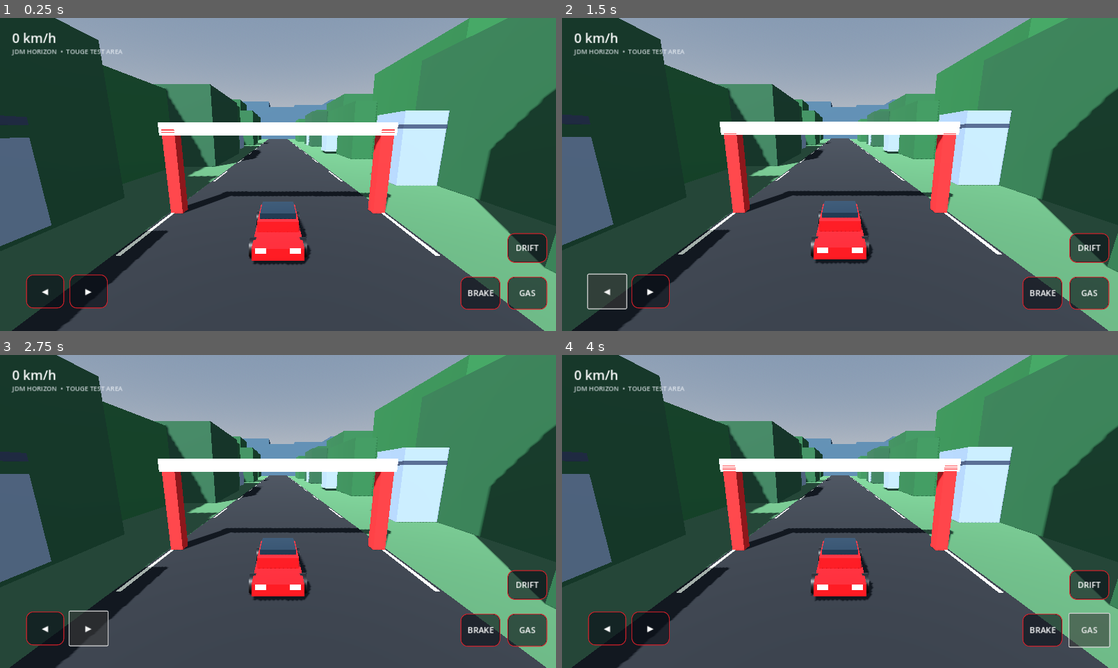
Above: before the commit, frames 1-4 (two rows, left to right).
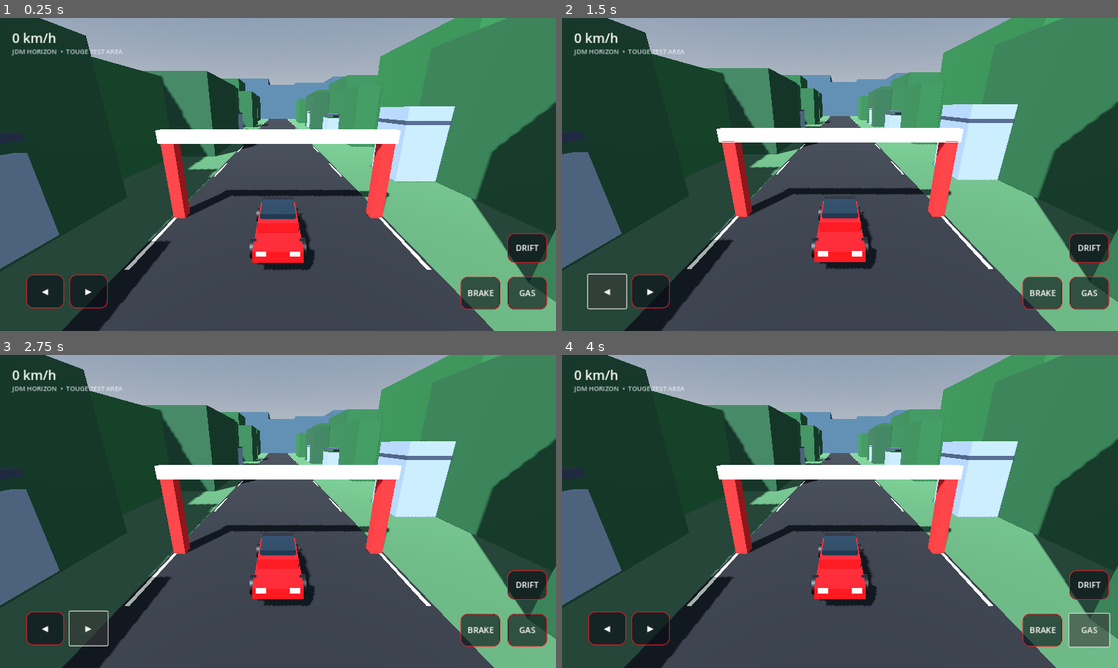
Above: after the commit, the same moments.

Repository: suyziss/SJDE1
Game: Godot game, scene res://main.tscn
Same seed, same stepped clock (60 frames per second), same inputs: the game is played once before the commit and once after it.
Inputs (mouse positions are in pixels of both pictures, inside the frame that each line leads up to):
- Up to frame 1 (0.25 s): no input
- Up to frame 2 (1.5 s): move the mouse to (962, 158) at 0.52 s; hold D (steer_right) 0.53-1.25 s; click (962, 158) at 0.67 s; click "◀" at 1.25 s
- Up to frame 3 (2.75 s): click "▶" at 2 s
- Up to frame 4 (4 s): click "BRAKE" at 2.75 s; click "GAS" at 3.5 s

The runs differ from the first frame. In frame 1, 16% of the frame differs, in the area x 0-100%, y 0-100%; in frame 2, 18%; in frame 3, 18%; in frame 4, 18%.

Commit message:
Add orbit camera and garage drive lock

Diff:
--- a/scripts/car.gd
+++ b/scripts/car.gd
@@ -1,31 +1,41 @@
 extends CharacterBody3D
-
 @export var acceleration := 24.0
 @export var max_speed := 42.0
 @export var reverse_speed := 10.0
 @export var steering_strength := 1.65
 @export var grip := 5.5
 @export var drift_grip := 1.35
-
 var speed := 0.0
 var yaw := 0.0
 var drift_amount := 0.0
+var drive_enabled := false
 var car_visual: Node3D
 var camera_pivot: Node3D
 var camera: Camera3D
 var wheel_nodes: Array[MeshInstance3D] = []
-
+var camera_yaw := 0.0
+var camera_pitch := -0.12
+var _mouse_look := false
 func _ready() -> void:
     _build_car()
     _build_camera()
-
+func _input(event: InputEvent) -> void:
+    var w = get_viewport().get_visible_rect().size.x
+    if event is InputEventScreenDrag and event.position.x > w * 0.32:
+        _rotate_camera(event.relative)
+    elif event is InputEventMouseButton and event.button_index == MOUSE_BUTTON_LEFT:
+        _mouse_look = event.pressed and event.position.x > w * 0.32
+    elif event is InputEventMouseMotion and _mouse_look:
+        _rotate_camera(event.relative)
+func _rotate_camera(relative: Vector2) -> void:
+    camera_yaw -= relative.x * 0.006
+    camera_pitch = clamp(camera_pitch - relative.y * 0.004, -0.62, 0.18)
 func _material(color: Color, metallic := 0.0, roughness := 0.45) -> StandardMaterial3D:
     var m = StandardMaterial3D.new()
     m.albedo_color = color
     m.metallic = metallic
     m.roughness = roughness
     return m
-
 func _add_box(parent: Node3D, size: Vector3, pos: Vector3, color: Color) -> void:
     var mesh = BoxMesh.new()
     mesh.size = size
@@ -34,17 +44,16 @@
     node.position = pos
     node.material_override = _material(color, 0.45)
     parent.add_child(node)
-
 func _build_car() -> void:
     car_visual = Node3D.new()
     add_child(car_visual)
-    _add_box(car_visual, Vector3(1.9, 0.48, 4.1), Vector3(0, 0.52, 0), Color(0.78, 0.08, 0.10))
-    _add_box(car_visual, Vector3(1.72, 0.48, 2.0), Vector3(0, 0.98, -0.15), Color(0.78, 0.08, 0.10))
-    _add_box(car_visual, Vector3(1.52, 0.55, 1.45), Vector3(0, 1.18, -0.18), Color(0.10, 0.17, 0.22))
-    _add_box(car_visual, Vector3(1.95, 0.12, 0.35), Vector3(0, 0.55, -2.08), Color(0.12, 0.12, 0.13))
-    _add_box(car_visual, Vector3(1.7, 0.12, 0.42), Vector3(0, 0.95, -2.0), Color(0.10, 0.10, 0.11))
-    for x in [-0.98, 0.98]:
-        for z in [-1.35, 1.35]:
+    _add_box(car_visual, Vector3(1.9,0.48,4.1), Vector3(0,0.52,0), Color(0.78,0.08,0.10))
+    _add_box(car_visual, Vector3(1.72,0.48,2.0), Vector3(0,0.98,-0.15), Color(0.78,0.08,0.10))
+    _add_box(car_visual, Vector3(1.52,0.55,1.45), Vector3(0,1.18,-0.18), Color(0.10,0.17,0.22))
+    _add_box(car_visual, Vector3(1.95,0.12,0.35), Vector3(0,0.55,-2.08), Color(0.12,0.12,0.13))
+    _add_box(car_visual, Vector3(1.7,0.12,0.42), Vector3(0,0.95,-2.0), Color(0.10,0.10,0.11))
+    for x in [-0.98,0.98]:
+        for z in [-1.35,1.35]:
             var wheel = MeshInstance3D.new()
             var cylinder = CylinderMesh.new()
             cylinder.top_radius = 0.39
@@ -52,69 +61,69 @@
             cylinder.height = 0.24
             wheel.mesh = cylinder
             wheel.rotation_degrees.z = 90
-            wheel.position = Vector3(x, 0.38, z)
-            wheel.material_override = _material(Color(0.035, 0.035, 0.04))
+            wheel.position = Vector3(x,0.38,z)
+            wheel.material_override = _material(Color(0.035,0.035,0.04))
             car_visual.add_child(wheel)
             wheel_nodes.append(wheel)
-    for x in [-0.62, 0.62]:
-        _add_box(car_visual, Vector3(0.38, 0.16, 0.08), Vector3(x, 0.68, 2.08), Color(1.0, 0.86, 0.62))
-        _add_box(car_visual, Vector3(0.38, 0.16, 0.08), Vector3(x, 0.68, -2.08), Color(0.85, 0.02, 0.02))
-
+    for x in [-0.62,0.62]:
+        _add_box(car_visual, Vector3(0.38,0.16,0.08), Vector3(x,0.68,2.08), Color(1.0,0.86,0.62))
+        _add_box(car_visual, Vector3(0.38,0.16,0.08), Vector3(x,0.68,-2.08), Color(0.85,0.02,0.02))
     var collision = CollisionShape3D.new()
     var shape = BoxShape3D.new()
-    shape.size = Vector3(1.8, 0.9, 3.8)
+    shape.size = Vector3(1.8,0.9,3.8)
     collision.shape = shape
     collision.position.y = 0.55
     add_child(collision)
-
 func _build_camera() -> void:
     camera_pivot = Node3D.new()
-    camera_pivot.position = Vector3(0, 2.0, 0)
+    camera_pivot.position = Vector3(0,2.0,0)
     add_child(camera_pivot)
     camera = Camera3D.new()
-    camera.position = Vector3(0, 3.0, 8.5)
+    camera.position = Vector3(0,3.0,8.5)
     camera.rotation_degrees.x = -12
     camera.current = true
     camera.fov = 76
     camera_pivot.add_child(camera)
-
 func _physics_process(delta: float) -> void:
+    if not drive_enabled:
+        speed = 0.0
+        velocity = Vector3.ZERO
+        _update_camera(delta)
+        return
     var throttle = Input.get_action_strength("accelerate")
     var brake_input = Input.get_action_strength("brake")
     var steer = Input.get_action_strength("steer_left") - Input.get_action_strength("steer_right")
     var handbrake_input = Input.get_action_strength("handbrake") > 0.1
-
     if throttle > 0:
-        speed = move_toward(speed, max_speed, acceleration * throttle * delta)
+        speed = move_toward(speed,max_speed,acceleration*throttle*delta)
     elif brake_input > 0:
         if speed > 1.0:
-            speed = move_toward(speed, 0.0, acceleration * 1.7 * delta)
+            speed = move_toward(speed,0.0,acceleration*1.7*delta)
         else:
-            speed = move_toward(speed, -reverse_speed, acceleration * 0.55 * delta)
+            speed = move_toward(speed,-reverse_speed,acceleration*0.55*delta)
     else:
-        speed = move_toward(speed, 0.0, 3.0 * delta)
-
-    var speed_factor = clamp(abs(speed) / 8.0, 0.0, 1.0)
-    yaw += steer * steering_strength * speed_factor * delta * sign(speed if abs(speed) > 0.1 else 1.0)
+        speed = move_toward(speed,0.0,3.0*delta)
+    var speed_factor = clamp(abs(speed)/8.0,0.0,1.0)
+    yaw += steer*steering_strength*speed_factor*delta*sign(speed if abs(speed)>0.1 else 1.0)
     rotation.y = yaw
-
     var forward = -global_transform.basis.z
-    var target_velocity = forward * speed
+    var target_velocity = forward*speed
     var grip_now = drift_grip if handbrake_input else grip
-    var horizontal = Vector3(velocity.x, 0, velocity.z)
-    horizontal = horizontal.lerp(target_velocity, clamp(grip_now * delta, 0.0, 1.0))
-    drift_amount = clamp(abs(steer) * speed_factor * (1.0 if handbrake_input else 0.28), 0.0, 1.0)
+    var horizontal = Vector3(velocity.x,0,velocity.z)
+    horizontal = horizontal.lerp(target_velocity,clamp(grip_now*delta,0.0,1.0))
+    drift_amount = clamp(abs(steer)*speed_factor*(1.0 if handbrake_input else 0.28),0.0,1.0)
     velocity.x = horizontal.x
     velocity.z = horizontal.z
-    velocity.y -= 22.0 * delta
+    velocity.y -= 22.0*delta
     if is_on_floor() and velocity.y < 0:
         velocity.y = -0.5
     move_and_slide()
-
-    car_visual.rotation.z = lerp(car_visual.rotation.z, -steer * drift_amount * 0.12, 5.0 * delta)
-    car_visual.rotation.y = lerp_angle(car_visual.rotation.y, -steer * drift_amount * 0.10, 5.0 * delta)
+    car_visual.rotation.z = lerp(car_visual.rotation.z,-steer*drift_amount*0.12,5.0*delta)
+    car_visual.rotation.y = lerp_angle(car_visual.rotation.y,-steer*drift_amount*0.10,5.0*delta)
     for wheel in wheel_nodes:
-        wheel.rotate_x(speed * delta / 0.39)
-
-    camera_pivot.global_position = camera_pivot.global_position.lerp(global_position + Vector3(0, 1.8, 0), 6.0 * delta)
-    camera_pivot.rotation.y = lerp_angle(camera_pivot.rotation.y, yaw, 5.0 * delta)
+        wheel.rotate_x(speed*delta/0.39)
+    _update_camera(delta)
+func _update_camera(delta: float) -> void:
+    camera_pivot.global_position = camera_pivot.global_position.lerp(global_position+Vector3(0,1.8,0),6.0*delta)
+    camera_pivot.rotation.y = lerp_angle(camera_pivot.rotation.y,yaw+camera_yaw,8.0*delta)
+    camera_pivot.rotation.x = lerp_angle(camera_pivot.rotation.x,camera_pitch,8.0*delta)
